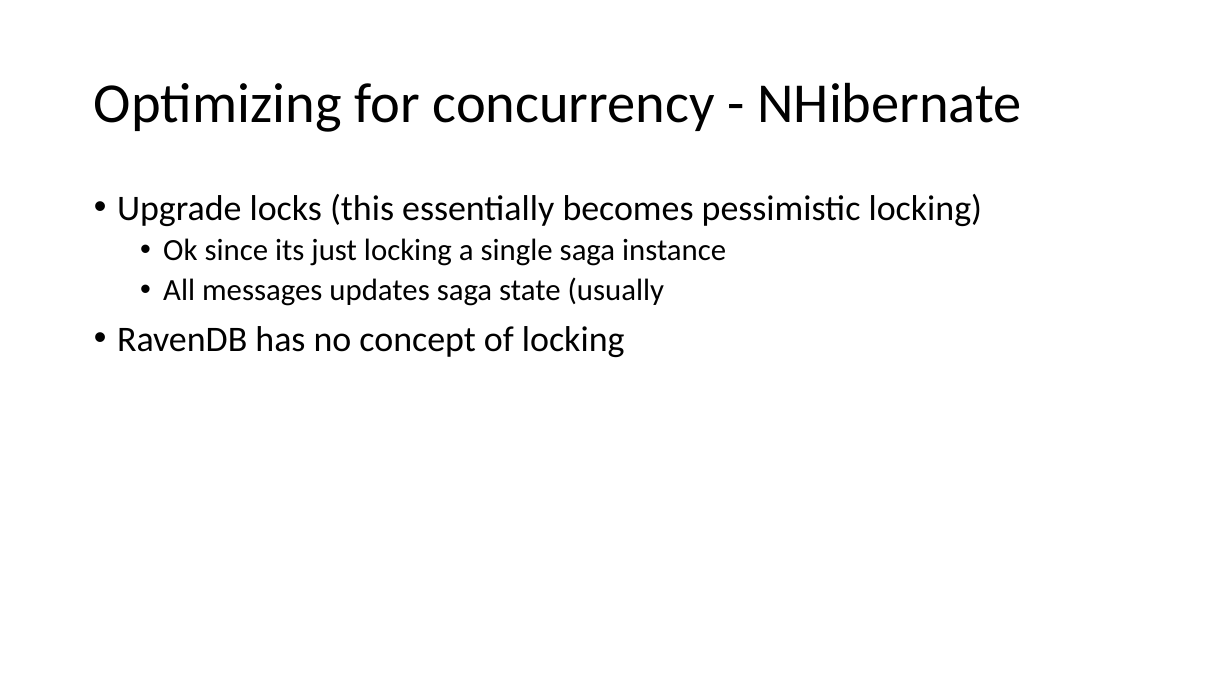
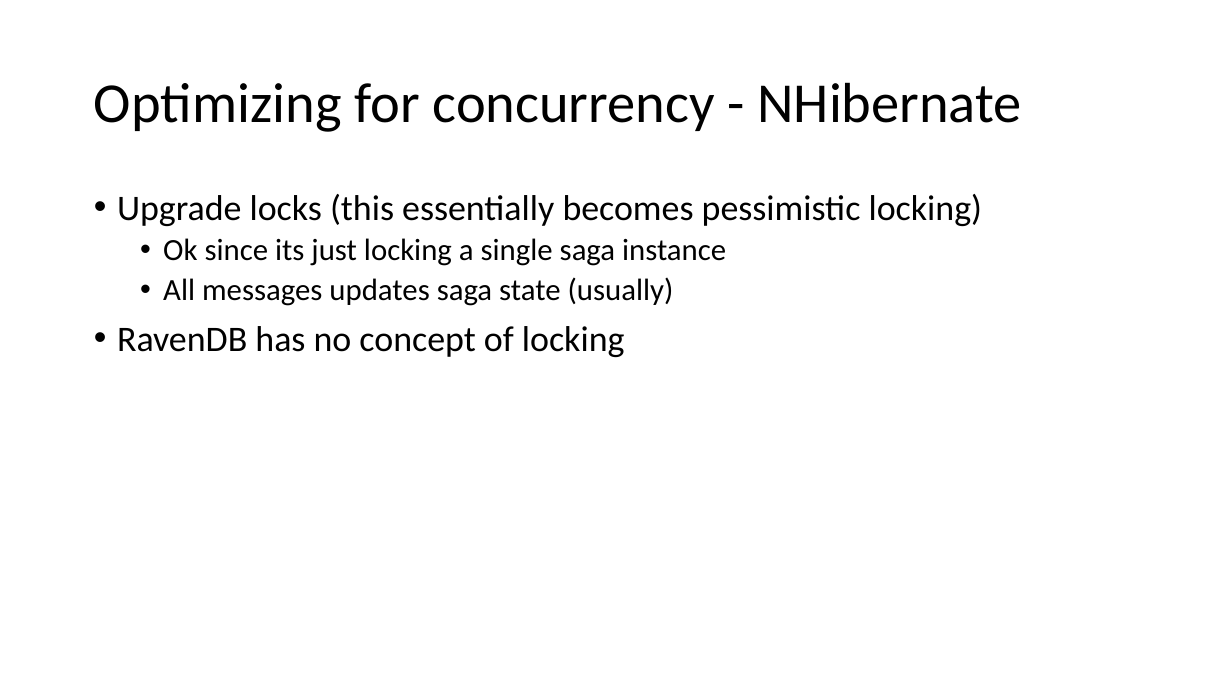
Before and after one commit to Particular/SagaMasterClass, a slide deck: slide 27 of SagaMasterClass.pptx. Drawn at 1232x693 pixels with LibreOffice and Linux fonts; fonts in the diff are those of the drawing. Boxes give left, top, right and bottom in pixels: in the first picture for what was removed or moved away, otherwise in the second. Text is boxed around its words. In the diff, an @@ line names an element or a change of style, - is before the commit and + after.

Commit message:
paren

```diff
--- a/SagaMasterClass.pptx
+++ b/SagaMasterClass.pptx
@@ text at bbox=[163, 277, 674, 306]: text changed @@
-  • All messages updates saga state (usually
+  • All messages updates saga state (usually)
```
